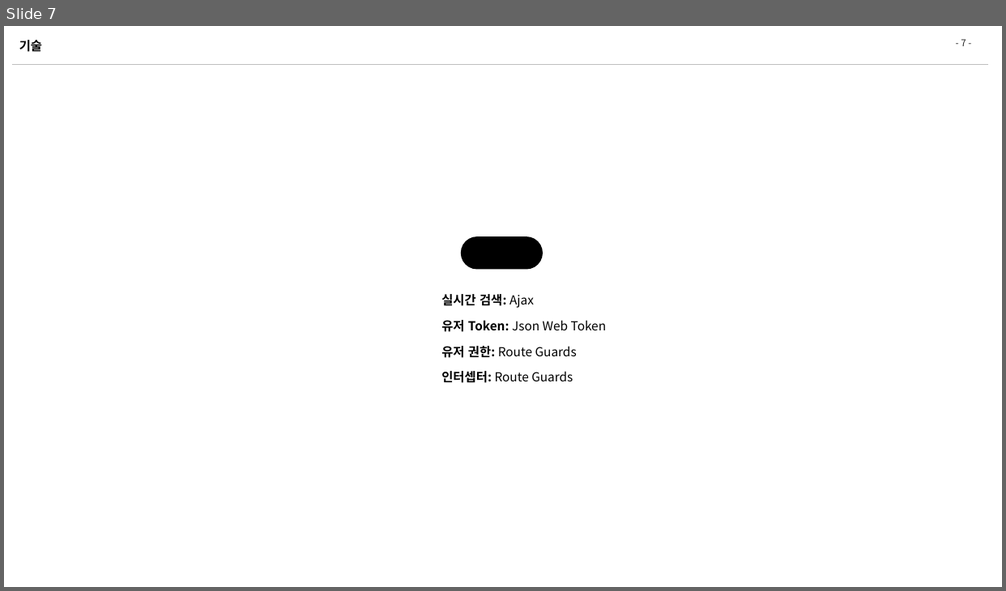
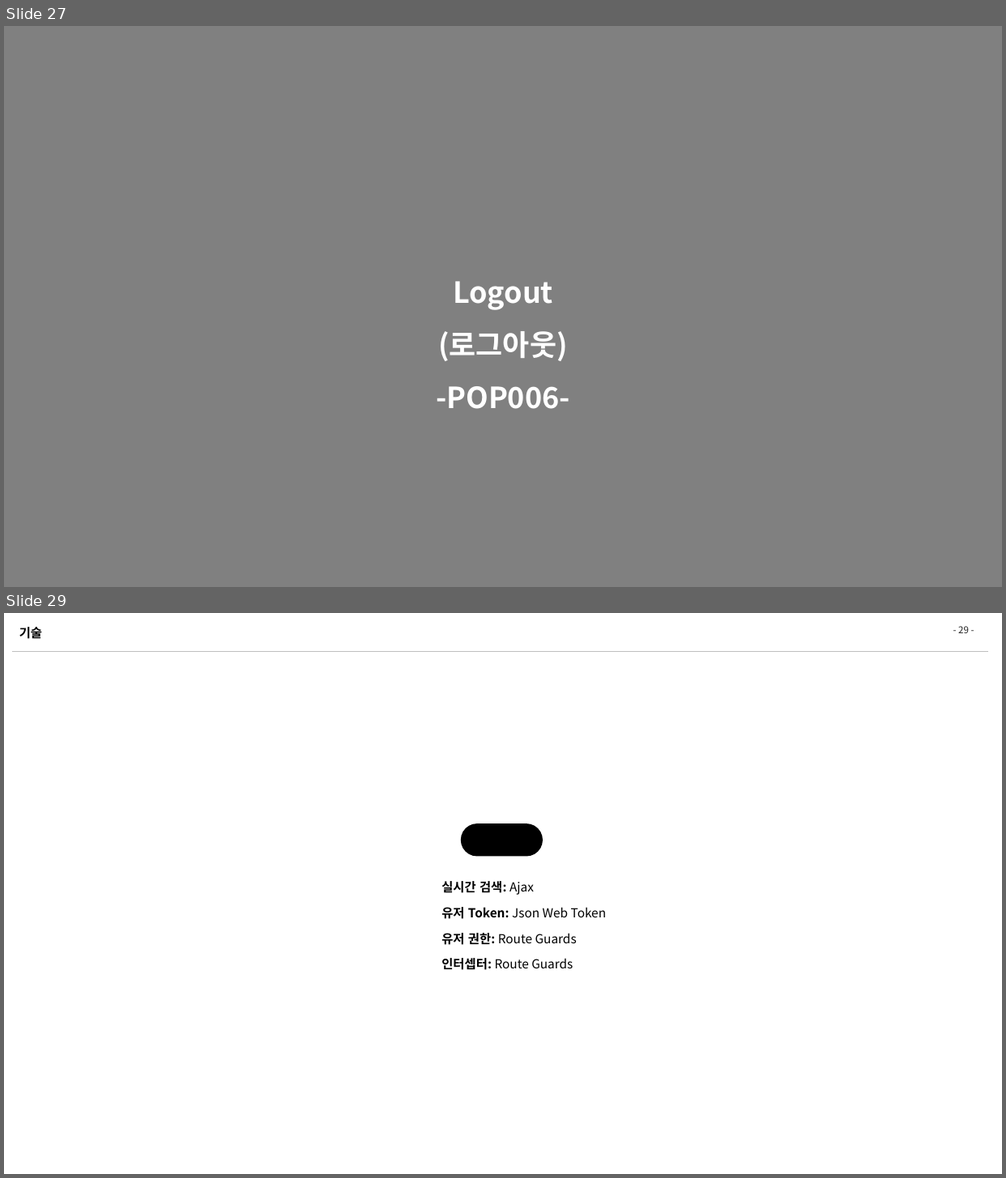
Before and after one commit to zhengze00/SpringBoot-MariaDB-master, a slide deck: Project File/[SK C&C] 인턴PT_오정택.pptx. Shown one above the other, each under a label of ours: slide 7 before the commit, slides 27 and 29 after it; the slides between them are not shown. The pictures are 1006x591 and 1006x1178 pixels, drawn with LibreOffice and Linux fonts; fonts in the diff are those of the drawing. Boxes give left, top, right and bottom in pixels: in the first picture for what was removed or moved away, otherwise in the second. Text is boxed around its words. In the diff, an @@ line names an element or a change of style, - is before the commit and + after.

```diff
--- a/Project File/[SK C&C] 인턴PT_오정택.pptx
+++ b/Project File/[SK C&C] 인턴PT_오정택.pptx
@@ slide 27 added at (4, 26, 1002, 587), background #808080 @@
@@ text added at (436, 281, 570, 409), 28 pt, text #FFFFFF, bold @@
+Logout
+(로그아웃)
+-POP006-
@@ what was slide 7 is now slide 29 @@
@@ page number at (958, 626, 969, 633): text changed @@
-- 7 -
+- 29 -
```
Also in this commit, not shown: 2 slides changed, 21 other slides added, 3 other files.
